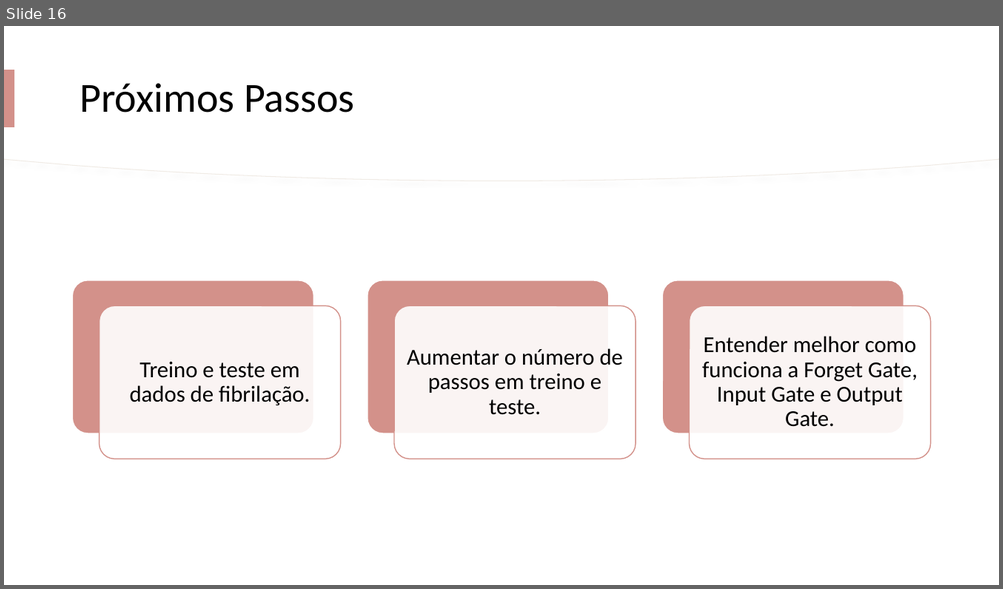
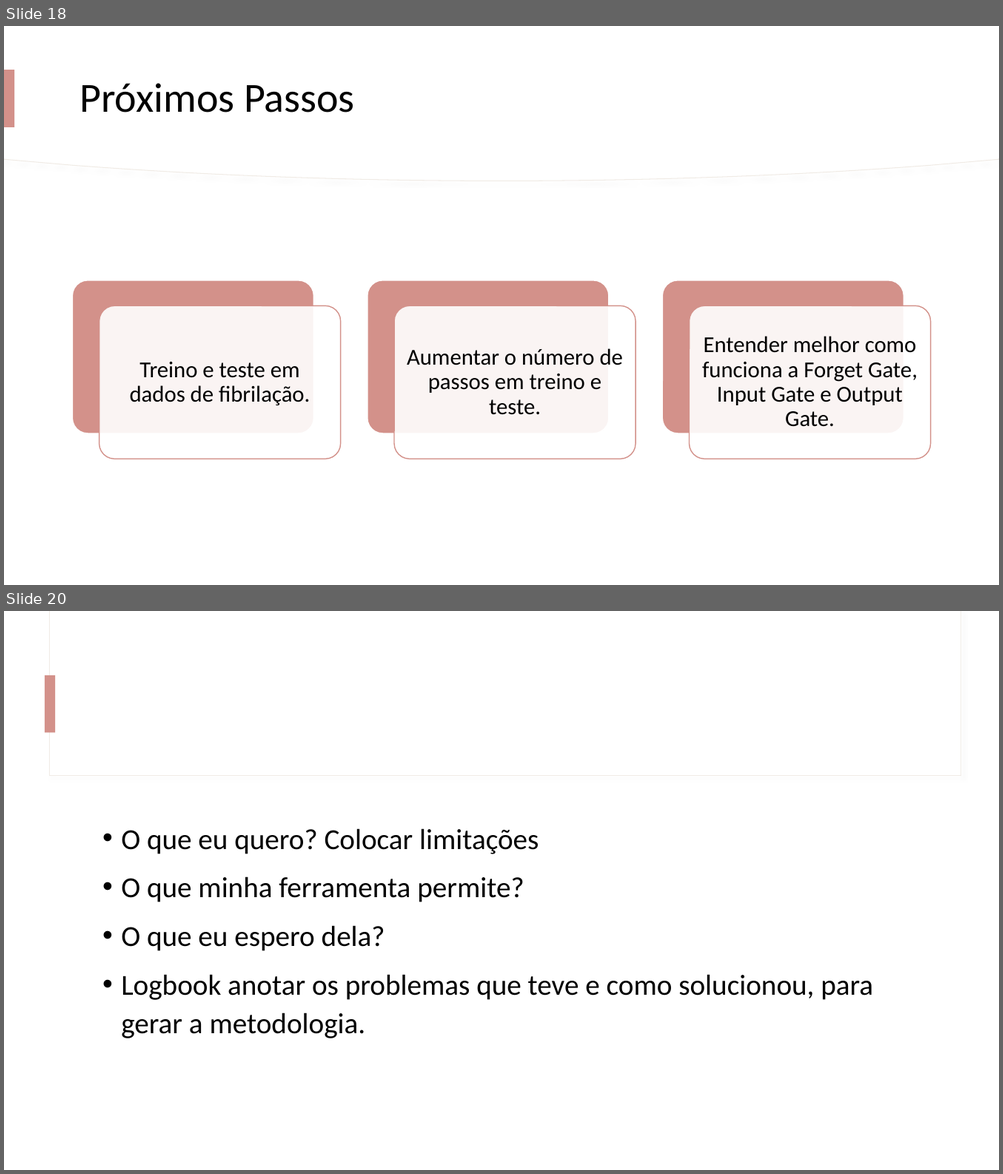
Before and after one commit to leandro-sartini/sudden_death_tcc, a slide deck: docs/Rede Neural Recorrente – Long Short-Term Memory.pptx. Shown one above the other, each under a label of ours: slide 16 before the commit, slides 18 and 20 after it; the slides between them are not shown. The pictures are 1003x589 and 1003x1174 pixels, drawn with LibreOffice and Linux fonts; fonts in the diff are those of the drawing. Boxes give left, top, right and bottom in pixels: in the first picture for what was removed or moved away, otherwise in the second. Text is boxed around its words. In the diff, an @@ line names an element or a change of style, - is before the commit and + after.

```diff
--- a/docs/Rede Neural Recorrente – Long Short-Term Memory.pptx
+++ b/docs/Rede Neural Recorrente – Long Short-Term Memory.pptx
@@ slide 20 added at box(4, 611, 999, 1170), background #FFFFFF; not listed: 2 template elements that a slide beside it also shows @@
@@ rectangle added at box(45, 675, 56, 732), fill #D3918A @@
@@ text added at box(121, 829, 873, 1039), 28 pt, text #000000 @@
+• O que eu quero? Colocar limitações
+• O que minha ferramenta permite?
+• O que eu espero dela?
+• Logbook anotar os problemas que teve e como solucionou, para gerar a metodologia.
@@ what was slide 16 is now slide 18 @@
```
Also in this commit, not shown: 8 slides changed, 2 other slides added, 1 other file.
